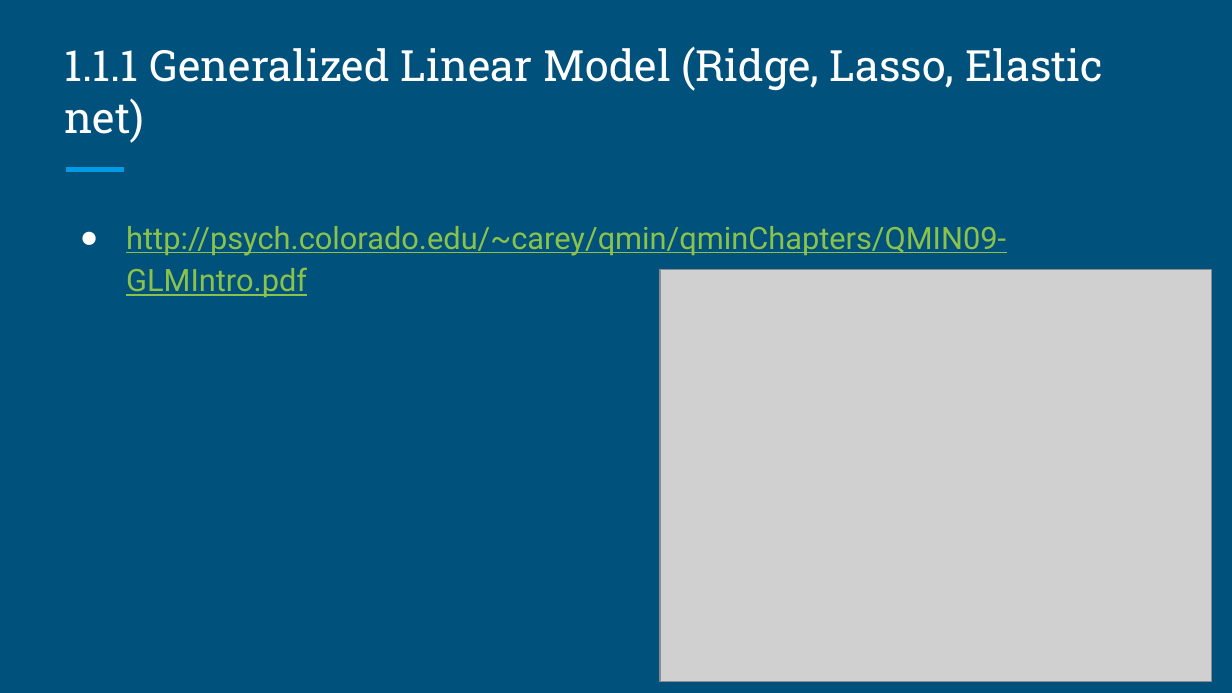
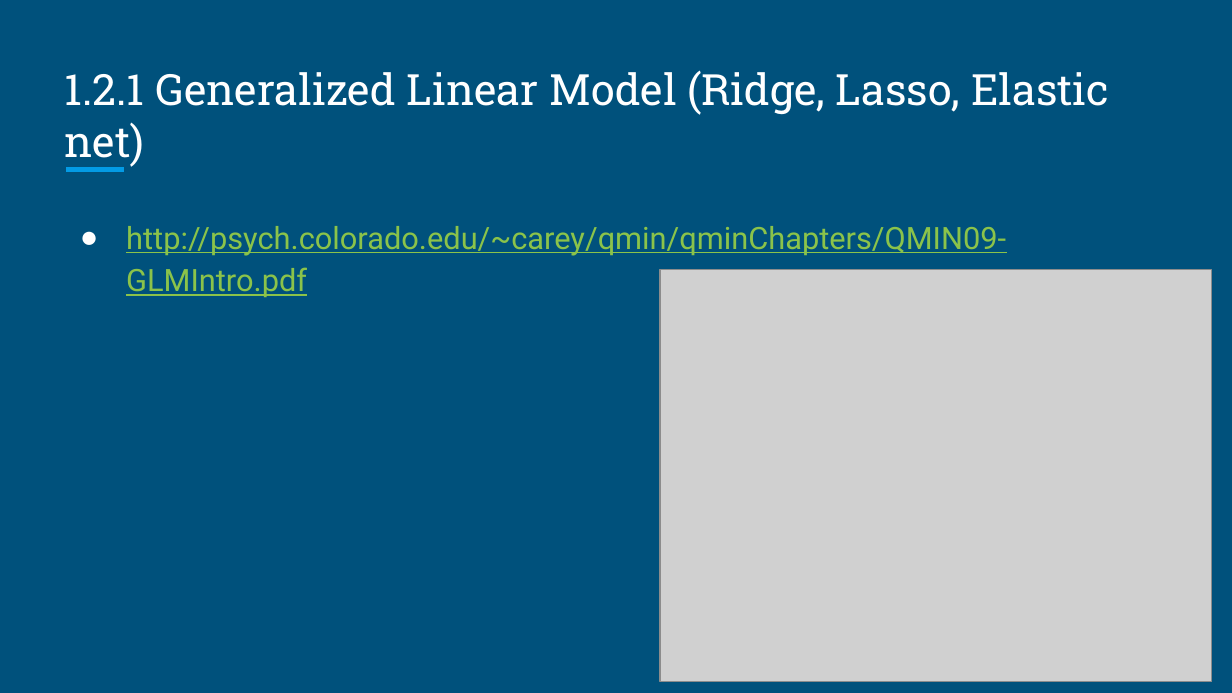
Before and after one commit to brandonyph/APB-Workshop-DataAnalyticsEssentials, a slide deck: slide 10 of Week7-Model-Basics-Building/Week 7-Model Basics and Building.pptx. Drawn at 1232x693 pixels with LibreOffice and Linux fonts; fonts in the diff are those of the drawing; grey boxes stand for pictures. Boxes give left, top, right and bottom in pixels: in the first picture for what was removed or moved away, otherwise in the second. Text is boxed around its words. In the diff, an @@ line names an element or a change of style, - is before the commit and + after.

```diff
--- a/Week7-Model-Basics-Building/Week 7-Model Basics and Building.pptx
+++ b/Week7-Model-Basics-Building/Week 7-Model Basics and Building.pptx
@@ title at [65, 70, 1109, 168]: text changed @@
-1.1.1 Generalized Linear Model (Ridge, Lasso, Elastic net)
+1.2.1 Generalized Linear Model (Ridge, Lasso, Elastic net)
```
Also in this commit, not shown: 2 other files.
